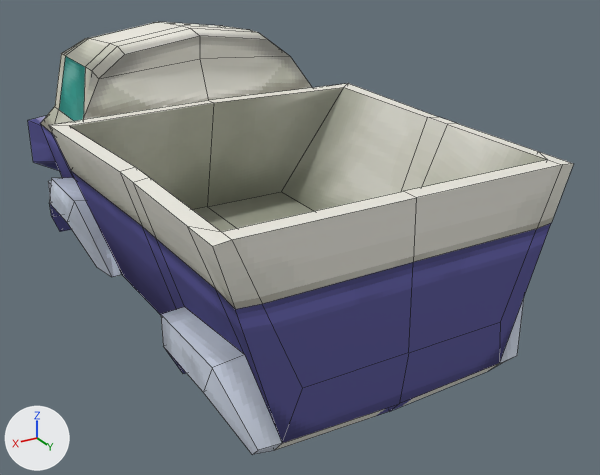
The Blender file Models/bug_car.blend as it was, and as the next commit left it.
Camera for both pictures: a 50 mm lens placed at (1.8, 3.4, 1.68), pointed at (-0.23, 0.01, -0.01). The axes (+X, +Y, +Z) are drawn at lower left. The lights are the same throughout. Mesh edges are drawn as thin lines.

The older version as bpy lines, for what is in view:
```python
me_cube = bpy.data.meshes.new('Cube')
me_cube.from_pydata(...)  # 135 vertices, 113 faces; spans x 0.0..0.85, y -1.76..1.21, z -0.34..0.97
me_cube.materials.append(mat_material)  # picture img_cartexture
me_cylinder = bpy.data.meshes.new('Cylinder')
me_cylinder.from_pydata(...)  # 12 vertices, 8 faces; spans x 0.26..0.697, y -0.043..0.365, z -0.034..0.363
me_cylinder.materials.append(mat_material)  # picture img_cartexture
ob_bus = bpy.data.objects.new('Bus', me_cube)
ob_bus.location = (0.0, 0.0, 0.0)
_m = ob_bus.modifiers.new('Mirror', 'MIRROR')
ob_eyes = bpy.data.objects.new('Eyes', me_cylinder)
ob_eyes.location = (0.0, -1.737, 0.0)
_m = ob_eyes.modifiers.new('Mirror', 'MIRROR')
```
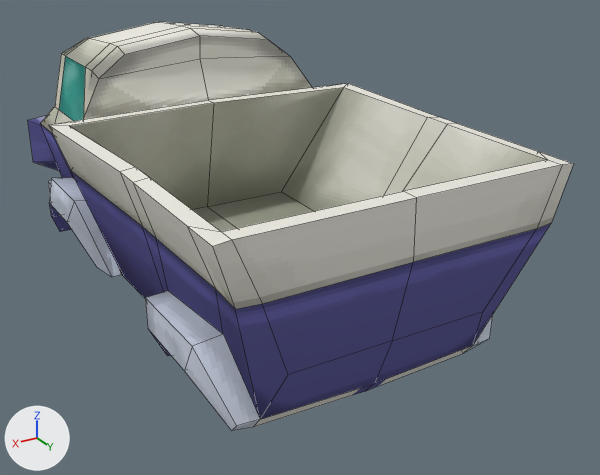
Commit message: More car art stuff

Changed parts and their boxes (x1, y1, x2, y2) in the pictures (600 x 475 px; the box of a moved part takes in the faces that stretch with it):
```json
{"object": "Bus", "change": "reshaped", "before": [40, 22, 573, 454], "after": [40, 22, 573, 430]}
{"part": 1, "of": "me_cube", "change": "moved or reshaped", "before": [71, 87, 548, 454], "after": [71, 87, 548, 430]}
{"part": 2, "of": "me_cube", "change": "moved or reshaped", "before": [235, 223, 551, 443], "after": [235, 223, 551, 419]}
```

The change, as JSON lines over the scene's bpy script:
```json
{"block": "me_cube", "where": "me_cube.from_pydata(...)  # 135 vertices, 113 faces; spans x 0.0..0.85, y -1.76..1.21, z -0.34..0.97"}
{"block": "me_cube", "where": "# used by ob_bus; location = (0.0, 0.0, 0.0)"}
{"block": "me_cube", "change": "me_cube part 1: all 28 vertices in x 0.0..0.77, y 0.37..1.17, z -0.34..0.1 are moved by (0.0, -0.17, 0.0)"}
{"block": "me_cube", "change": "me_cube part 2: all 2 vertices in x 0.0..0.48, y 1.21, z 0.0 are moved by (0.0, -0.11, 0.0)"}
```
